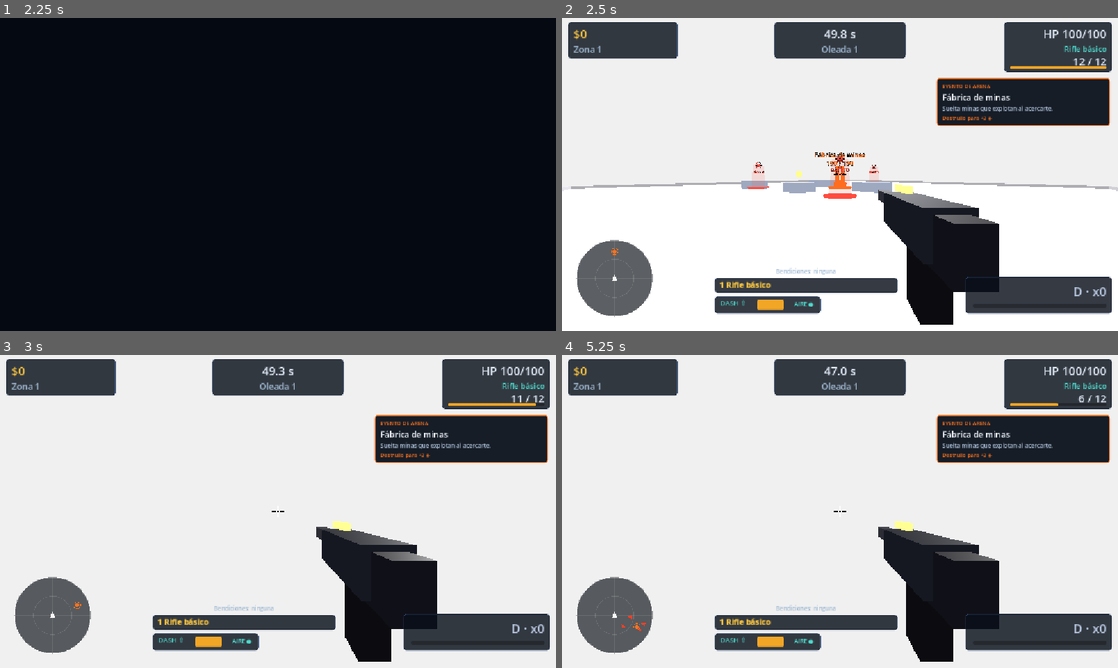
Above: before the commit, frames 1-4 (two rows, left to right).
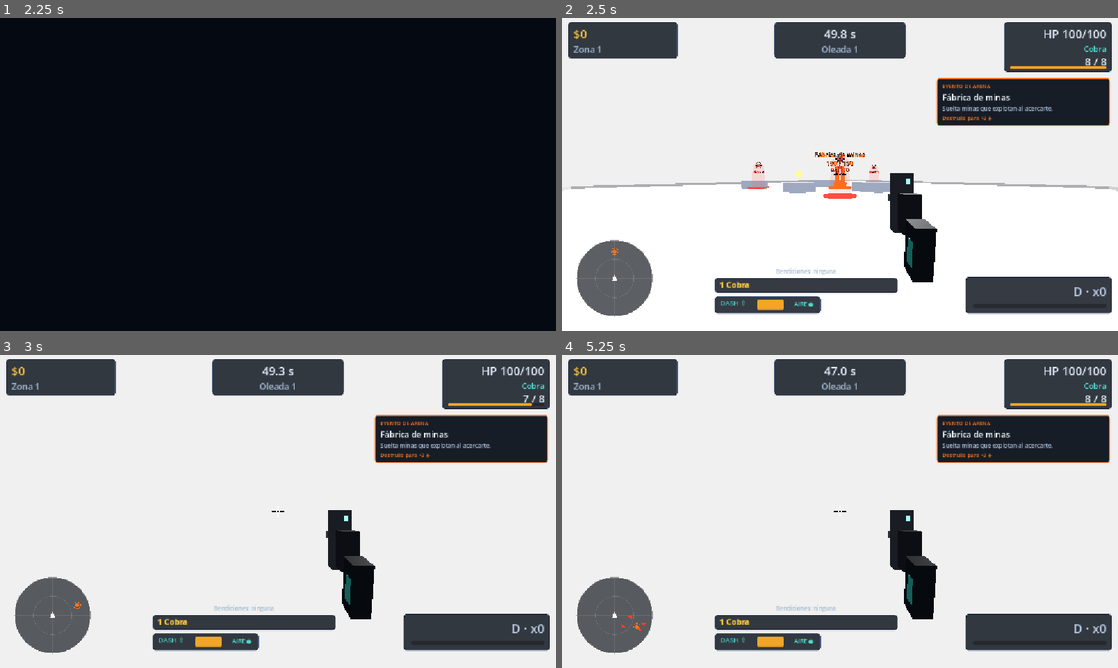
Above: after the commit, the same moments.

Repository: Veilen1/Deadline
Game: Godot game, scene res://scenes/ui/main_menu.tscn
The game is run twice, just before and just after one commit, with the same random seed, the same clock (stepped at 60 frames per second) and the same inputs.
Inputs (mouse positions are in pixels of both pictures, inside the frame that each line leads up to):
- Up to frame 1 (2.25 s): click "JUGAR" at 0.5 s; click "JUGAR" at 1.25 s; click "Empezar run" at 2 s
- Up to frame 2 (2.5 s): no input
- Up to frame 3 (3 s): tap Enter at 2.75 s; move the mouse to (305, 511) at 2.77 s; press the mouse at (305, 511) at 2.78 s; hold W (move_forward) from 2.78 s (still down)
- Up to frame 4 (5.25 s): keep holding W (move_forward); tap Space (jump) at 3.02, 3.77 s; move the mouse to (812, 511) at 3.52 s; release the mouse at (812, 511) at 3.53 s; click (812, 511) at 3.6 s; move the mouse to (851, 505) at 4.27 s; press the mouse at (851, 505) at 4.28 s; tap Shift at 4.35 s; move the mouse to (834, 517) at 5.02 s; release the mouse at (834, 517) at 5.03 s; tap Ctrl at 5.1 s

Frame 1 is identical in both runs. In frame 2, 5.3% of the frame differs, in the area x 29-98%, y 8-98%; in frame 3, 5.3%; in frame 4, 5.4%.

Commit message:
feat(weapons): pistola inicial semiautomatica, AK como primer desbloqueo y bala 3D

Diff:
--- a/resources/challenges/challenge_registry.gd
+++ b/resources/challenges/challenge_registry.gd
@@ -5,6 +5,14 @@
 ## que se reclaman desde la pantalla de Desafíos.
 
 const CHALLENGES: Dictionary = {
+	"rifle_unlock": {
+		"title": "Primer fusil",
+		"description": "Terminá tu primera run para desbloquear el AK-47.",
+		"stat": "runs_started",
+		"target": 1,
+		"reward_type": "weapon",
+		"reward_id": "basic_rifle",
+	},
 	"smg_unlock": {
 		"title": "Puntería de élite",
 		"description": "Acertá 40 headshots para desbloquear la Avispa.",
--- a/resources/weapons/basic_rifle.tres
+++ b/resources/weapons/basic_rifle.tres
@@ -4,8 +4,8 @@
 
 [resource]
 script = ExtResource("1_weapon")
-weapon_name = "Rifle básico"
-description = "Equilibrado, preciso y confiable."
+weapon_name = "AK-47"
+description = "Fusil automático de fábrica: preciso, confiable y con cargador generoso."
 price = 0
 damage = 20.0
 money_per_hit = 5
--- /dev/null
+++ b/resources/weapons/pistol.tres
@@ -0,0 +1,17 @@
+[gd_resource type="Resource" script_class="WeaponData" load_steps=2 format=3]
+
+[ext_resource type="Script" path="res://resources/weapons/weapon_data.gd" id="1_weapon"]
+
+[resource]
+script = ExtResource("1_weapon")
+weapon_name = "Cobra"
+description = "Semiautomática: un disparo por click. Precisa, liviana y siempre confiable."
+price = 0
+damage = 18.0
+money_per_hit = 4
+range = 80.0
+shots_per_second = 6.0
+magazine_size = 8
+ammo_regen_per_second = 3.5
+regen_delay = 0.18
+automatic = false
--- a/resources/weapons/weapon_data.gd
+++ b/resources/weapons/weapon_data.gd
@@ -14,3 +14,5 @@
 @export var magazine_size: int = 12
 @export var ammo_regen_per_second: float = 3.0
 @export var regen_delay: float = 0.25
+## Si es false, hay que soltar y volver a hacer click para cada disparo.
+@export var automatic: bool = true
--- a/resources/weapons/weapon_registry.gd
+++ b/resources/weapons/weapon_registry.gd
@@ -5,6 +5,7 @@
 ## usa al empezar la run.
 
 const WEAPONS: Dictionary = {
+	"pistol": "res://resources/weapons/pistol.tres",
 	"basic_rifle": "res://resources/weapons/basic_rifle.tres",
 	"smg": "res://resources/weapons/smg.tres",
 	"shotgun": "res://resources/weapons/shotgun.tres",
--- a/scenes/actors/player/player.gd
+++ b/scenes/actors/player/player.gd
@@ -1,6 +1,6 @@
 extends CharacterBody3D
 
-const TRACER_SCENE: PackedScene = preload("res://scenes/effects/tracer.tscn")
+const BULLET_SCENE: PackedScene = preload("res://scenes/effects/bullet.tscn")
 
 @export_group("Health")
 @export var max_health: float = 100.0
@@ -433,8 +433,14 @@
 
 	_update_footsteps(delta)
 
-	if Input.mouse_mode == Input.MOUSE_MODE_CAPTURED and Input.is_action_pressed("shoot"):
-		shoot()
+	if Input.mouse_mode == Input.MOUSE_MODE_CAPTURED:
+		# Las armas semiautomáticas piden un click por disparo; las automáticas
+		# disparan mientras se mantiene apretado.
+		var wants_fire: bool = Input.is_action_pressed("shoot")
+		if weapon_data != null and not weapon_data.automatic:
+			wants_fire = Input.is_action_just_pressed("shoot")
+		if wants_fire:
+			shoot()
 
 
 func _update_footsteps(delta: float) -> void:
@@ -576,17 +582,17 @@
 								_set_current_ammo(current_ammo + 1)
 					enemy.call("take_hit", hit_zone, damage, weapon_data.money_per_hit, hit_position)
 
-	_spawn_tracer(end_point)
+	_spawn_bullet(end_point)
 	if weapon_view != null and weapon_view.has_method("flash"):
 		weapon_view.call("flash")
 	shoot_player.pitch_scale = randf_range(0.95, 1.05)
 	shoot_player.play()
 
 
-func _spawn_tracer(to: Vector3) -> void:
-	var tracer: Node3D = TRACER_SCENE.instantiate()
-	get_parent().add_child(tracer)
-	tracer.call("fire", shoot_origin.global_position, to)
+func _spawn_bullet(to: Vector3) -> void:
+	var bullet: Node3D = BULLET_SCENE.instantiate() as Node3D
+	get_parent().add_child(bullet)
+	bullet.call("fire", shoot_origin.global_position, to)
 
 
 func _build_ray_exclude_list() -> Array[RID]:
--- a/scenes/actors/player/weapon_view.gd
+++ b/scenes/actors/player/weapon_view.gd
@@ -77,6 +77,9 @@
 	_flash = null
 
 	match weapon_id:
+		"pistol":
+			_muzzle_position = Vector3(0, 0.02, -0.235)
+			_build_pistol()
 		"smg":
 			_muzzle_position = Vector3(0, 0.015, -0.25)
 			_build_smg()
@@ -88,6 +91,20 @@
 			_build_rifle()
 
 	_build_flash()
+
+
+func _build_pistol() -> void:
+	# Pistola semiautomática: corredera, armazón, empuñadura y miras turquesa.
+	_add_box(Vector3(0.055, 0.17, 0.055), Vector3(0, 0.02, -0.10), Color(0.14, 0.15, 0.18))
+	_add_box(Vector3(0.022, 0.022, 0.05), Vector3(0, 0.02, -0.20), Color(0.22, 0.23, 0.26))
+	_add_box(Vector3(0.045, 0.10, 0.05), Vector3(0, 0.0, -0.03), Color(0.08, 0.09, 0.11))
+	_add_box(Vector3(0.045, 0.06, 0.12), Vector3(0, -0.07, 0.035), Color(0.06, 0.07, 0.09),
+		0.0, Vector3(-14, 0, 0))
+	_add_box(Vector3(0.046, 0.03, 0.06), Vector3(0, -0.075, 0.04), Color(0.10, 0.42, 0.40),
+		0.35, Vector3(-14, 0, 0))
+	_add_box(Vector3(0.03, 0.04, 0.02), Vector3(0, -0.035, -0.07), Color(0.05, 0.06, 0.08))
+	_add_box(Vector3(0.008, 0.012, 0.012), Vector3(0, 0.082, -0.17), Color(0.3, 0.9, 0.85), 2.0)
+	_add_box(Vector3(0.008, 0.012, 0.012), Vector3(0, 0.082, -0.04), Color(0.3, 0.9, 0.85), 2.0)
 
 
 func _build_rifle() -> void:
@@ -114,7 +131,13 @@
 	_add_box(Vector3(0.02, 0.02, 0.12), Vector3(0, 0.07, -0.06), Color(1.0, 0.55, 0.2), 2.2)
 
 
-func _add_box(size: Vector3, offset: Vector3, color: Color, emission_energy: float = 0.0) -> void:
+func _add_box(
+	size: Vector3,
+	offset: Vector3,
+	color: Color,
+	emission_energy: float = 0.0,
+	rotation: Vector3 = Vector3.ZERO
+) -> void:
 	var mesh := BoxMesh.new()
 	mesh.size = size
 
@@ -131,6 +154,7 @@
 	instance.mesh = mesh
 	instance.material_override = material
 	instance.position = offset
+	instance.rotation = rotation
 	instance.cast_shadow = GeometryInstance3D.SHADOW_CASTING_SETTING_OFF
 	add_child(instance)
 
--- /dev/null
+++ b/scenes/effects/bullet.gd
@@ -0,0 +1,46 @@
+extends Node3D
+
+## Bala visual del jugador. El daño sigue siendo hitscan: esto solo recorre
+## el trayecto desde la boca del arma hasta el punto de impacto y se libera.
+## Optimizada: sin colisiones, sin luces y con mallas de pocos polígonos.
+
+@export var speed: float = 220.0
+@export var max_lifetime: float = 0.8
+
+var _direction: Vector3 = Vector3.FORWARD
+var _remaining: float = 0.0
+var _age: float = 0.0
+
+
+func _ready() -> void:
+	add_to_group("player_bullets")
+
+
+func fire(from: Vector3, to: Vector3) -> void:
+	global_position = from
+	var delta: Vector3 = to - from
+	_remaining = delta.length()
+	if _remaining <= 0.01:
+		queue_free()
+		return
+
+	_direction = delta / _remaining
+	var up: Vector3 = Vector3.UP
+	if absf(_direction.dot(Vector3.UP)) > 0.99:
+		up = Vector3.FORWARD
+	look_at(to, up)
+
+
+func _process(delta: float) -> void:
+	_age += delta
+	if _age >= max_lifetime:
+		queue_free()
+		return
+
+	var step: float = speed * delta
+	if step >= _remaining:
+		queue_free()
+		return
+
+	global_position += _direction * step
+	_remaining -= step
--- /dev/null
+++ b/scenes/effects/bullet.tscn
@@ -0,0 +1,78 @@
+[gd_scene load_steps=9 format=3]
+
+[ext_resource type="Script" path="res://scenes/effects/bullet.gd" id="1_bullet"]
+
+[sub_resource type="CylinderMesh" id="CylinderMesh_body"]
+top_radius = 0.006
+bottom_radius = 0.006
+height = 0.036
+radial_segments = 8
+rings = 1
+
+[sub_resource type="CylinderMesh" id="CylinderMesh_nose"]
+top_radius = 0.0
+bottom_radius = 0.006
+height = 0.018
+radial_segments = 8
+rings = 1
+
+[sub_resource type="CylinderMesh" id="CylinderMesh_ring"]
+top_radius = 0.0068
+bottom_radius = 0.0068
+height = 0.004
+radial_segments = 8
+rings = 1
+
+[sub_resource type="BoxMesh" id="BoxMesh_trail"]
+size = Vector3(0.012, 0.012, 0.18)
+
+[sub_resource type="StandardMaterial3D" id="Mat_copper"]
+albedo_color = Color(0.72, 0.36, 0.14, 1)
+metallic = 0.75
+roughness = 0.3
+emission_enabled = true
+emission = Color(1, 0.45, 0.12, 1)
+emission_energy_multiplier = 0.6
+
+[sub_resource type="StandardMaterial3D" id="Mat_ring"]
+shading_mode = 0
+albedo_color = Color(1, 0.55, 0.15, 1)
+emission_enabled = true
+emission = Color(1, 0.4, 0.06, 1)
+emission_energy_multiplier = 4.0
+
+[sub_resource type="StandardMaterial3D" id="Mat_trail"]
+transparency = 1
+shading_mode = 0
+cull_mode = 2
+albedo_color = Color(1, 0.6, 0.2, 0.28)
+emission_enabled = true
+emission = Color(1, 0.45, 0.12, 1)
+emission_energy_multiplier = 2.5
+
+[node name="Bullet" type="Node3D"]
+script = ExtResource("1_bullet")
+
+[node name="Body" type="MeshInstance3D" parent="."]
+transform = Transform3D(1, 0, 0, 0, 0, 1, 0, -1, 0, 0, 0, 0)
+cast_shadow = 0
+mesh = SubResource("CylinderMesh_body")
+material_override = SubResource("Mat_copper")
+
+[node name="Nose" type="MeshInstance3D" parent="."]
+transform = Transform3D(1, 0, 0, 0, 0, -1, 0, 1, 0, 0, 0, -0.027)
+cast_shadow = 0
+mesh = SubResource("CylinderMesh_nose")
+material_override = SubResource("Mat_copper")
+
+[node name="Ring" type="MeshInstance3D" parent="."]
+transform = Transform3D(1, 0, 0, 0, 0, 1, 0, -1, 0, 0, 0, 0.02)
+cast_shadow = 0
+mesh = SubResource("CylinderMesh_ring")
+material_override = SubResource("Mat_ring")
+
+[node name="Trail" type="MeshInstance3D" parent="."]
+transform = Transform3D(1, 0, 0, 0, 1, 0, 0, 0, 1, 0, 0, 0.108)
+cast_shadow = 0
+mesh = SubResource("BoxMesh_trail")
+material_override = SubResource("Mat_trail")
--- a/scenes/ui/shop.gd
+++ b/scenes/ui/shop.gd
@@ -82,9 +82,10 @@
 	info.add_child(description)
 
 	var stats := Label.new()
-	stats.text = "Daño %d · %d disparos/s · %d balas · regen %.0f/s" % [
+	stats.text = "Daño %d · %d disparos/s (%s) · %d balas · regen %.0f/s" % [
 		int(data.damage),
 		int(round(data.shots_per_second)),
+		"auto" if data.automatic else "semi",
 		data.magazine_size,
 		data.ammo_regen_per_second,
 	]
--- a/scripts/autoloads/game_state.gd
+++ b/scripts/autoloads/game_state.gd
@@ -69,8 +69,8 @@
 var skill_bonuses: Dictionary = {}
 
 # Armas desbloqueadas y equipada.
-var owned_weapons: Array[String] = ["basic_rifle"]
-var equipped_weapon: String = "basic_rifle"
+var owned_weapons: Array[String] = ["pistol"]
+var equipped_weapon: String = "pistol"
 
 # Contrato elegido para la próxima run.
 var selected_contract: String = "none"
@@ -191,6 +191,10 @@
 			notified_challenges.append(challenge_id)
 			continue
 		notified_challenges.append(challenge_id)
+		# El AK es el primer desbloqueo: se agrega solo al arsenal.
+		if reward_type == "weapon" and reward_id == "basic_rifle" and not is_weapon_owned(reward_id):
+			owned_weapons.append(reward_id)
+			challenges_changed.emit()
 		challenge_unlocked.emit(challenge_id)
 		_queue_save()
 
@@ -318,7 +322,7 @@
 
 
 func is_weapon_unlocked(weapon_id: String) -> bool:
-	if weapon_id == "basic_rifle" or is_weapon_owned(weapon_id):
+	if weapon_id == "pistol" or is_weapon_owned(weapon_id):
 		return true
 	var challenge_id: String = ChallengeRegistry.weapon_unlock_for(weapon_id)
 	if challenge_id.is_empty():
@@ -645,6 +649,8 @@
 	_apply_death_penalty()
 	deaths += 1
 	is_run_active = false
+	challenges_changed.emit()
+	_check_challenge_unlocks()
 	save_game.call_deferred()
 
 
@@ -711,8 +717,8 @@
 	skill_levels.clear()
 	skill_bonuses.clear()
 	owned_weapons.clear()
-	owned_weapons.append("basic_rifle")
-	equipped_weapon = "basic_rifle"
+	owned_weapons.append("pistol")
+	equipped_weapon = "pistol"
 	selected_contract = "none"
 	profile_name = "Jugador"
 	runs_started = 0
@@ -823,7 +829,7 @@
 		skill_levels = _migrate_old_skills(old_skills)
 		_apply_all_skill_effects()
 
-	var saved_weapons = config.get_value("progress", "owned_weapons", ["basic_rifle"])
+	var saved_weapons = config.get_value("progress", "owned_weapons", ["pistol"])
 	owned_weapons.clear()
 	if saved_weapons is Array:
 		for weapon_id in saved_weapons:
@@ -831,12 +837,12 @@
 	elif saved_weapons is PackedStringArray:
 		for weapon_id in saved_weapons:
 			owned_weapons.append(str(weapon_id))
-	if not owned_weapons.has("basic_rifle"):
-		owned_weapons.push_front("basic_rifle")
-
-	equipped_weapon = str(config.get_value("progress", "equipped_weapon", "basic_rifle"))
+	if not owned_weapons.has("pistol"):
+		owned_weapons.push_front("pistol")
+
+	equipped_weapon = str(config.get_value("progress", "equipped_weapon", "pistol"))
 	if not owned_weapons.has(equipped_weapon):
-		equipped_weapon = "basic_rifle"
+		equipped_weapon = "pistol"
 
 	selected_contract = str(config.get_value("progress", "selected_contract", "none"))
 	if selected_contract != "none" and ContractRegistry.get_data(selected_contract).is_empty():
@@ -854,6 +860,12 @@
 	zones_cleared = maxi(int(config.get_value("profile", "zones_cleared", 0)), 0)
 	lifetime_earned = maxi(int(config.get_value("profile", "lifetime_earned", 0)), 0)
 
+	# Recuperación: si ya corrió al menos una run, el AK ya debería estar.
+	if runs_started >= 1 and not owned_weapons.has("basic_rifle"):
+		owned_weapons.append("basic_rifle")
+		if not owned_weapons.has(equipped_weapon):
+			equipped_weapon = "pistol"
+
 	_is_loading = false
 	_mark_completed_as_notified()
 	challenges_changed.emit()
--- a/scripts/autoloads/toast.gd
+++ b/scripts/autoloads/toast.gd
@@ -52,7 +52,11 @@
 		var weapon: WeaponData = WeaponRegistry.get_data(reward_id)
 		var weapon_name: String = weapon.weapon_name if weapon != null else reward_id
 		title = "%s desbloqueada" % weapon_name
-		footer = "Ya está disponible en la tienda."
+		footer = (
+			"Ya está en tu arsenal."
+			if GameState.is_weapon_owned(reward_id)
+			else "Ya está disponible en la tienda."
+		)
 		accent = Color(0.95, 0.75, 0.25, 1)
 	elif reward_type == "cores":
 		footer = "Recompensa: ◈%s · reclamala en Desafíos." % reward_id
Not shown, added: scenes/effects/bullet.gd.uid
